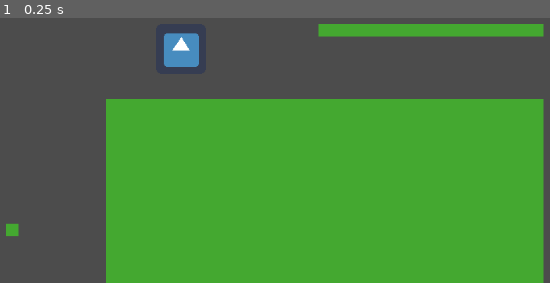
Above: before the commit, frame 1.
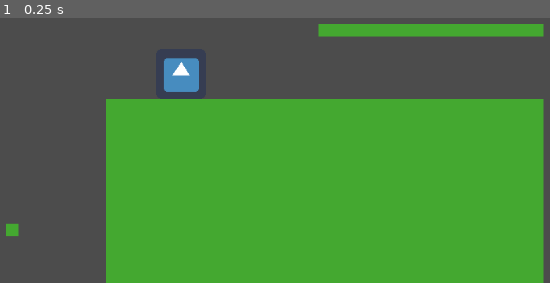
Above: after the commit, the same moment.

Repository: F-P-S-B/ggj-2023-roots
Game: Godot game, scene res://Levels/Dev/DevLevel.tscn
The game is run twice, just before and just after one commit, with the same random seed, the same clock (stepped at 60 frames per second) and the same inputs. The engine's default icon, where the game draws it, is replaced by a stand-in: a white triangle on a blue panel in a dark square.
Inputs:
- Up to frame 1 (0.25 s): no input

The runs differ from the first frame. In frame 1, 1.2% of the frame differs, in the area x 29-37%, y 5-28%.
Error before the commit: Parse Error: The identifier "show_menu" isn't declared in the current scope. (res://player/Player.gd:205)

Commit message:
end merge

Diff:
--- a/player/Player.gd
+++ b/player/Player.gd
@@ -46,10 +46,21 @@
 Useful vars
 """
 var velocity := Vector2.ZERO
-var direction = 1
+var direction := 1
 var air_jumps := 0
 var dashes := 0
 var dash_timer := 0
+var skill_count : int
+var show_menu := false
+var skilltree : CenterContainer
+
+"""
+Main functions
+"""
+func _ready():
+	skill_count = calculate_skill_count()
+	print("Skill count:", skill_count)
+	skilltree = get_node("Skilltree")
 
 
 func _physics_process(_delta):
